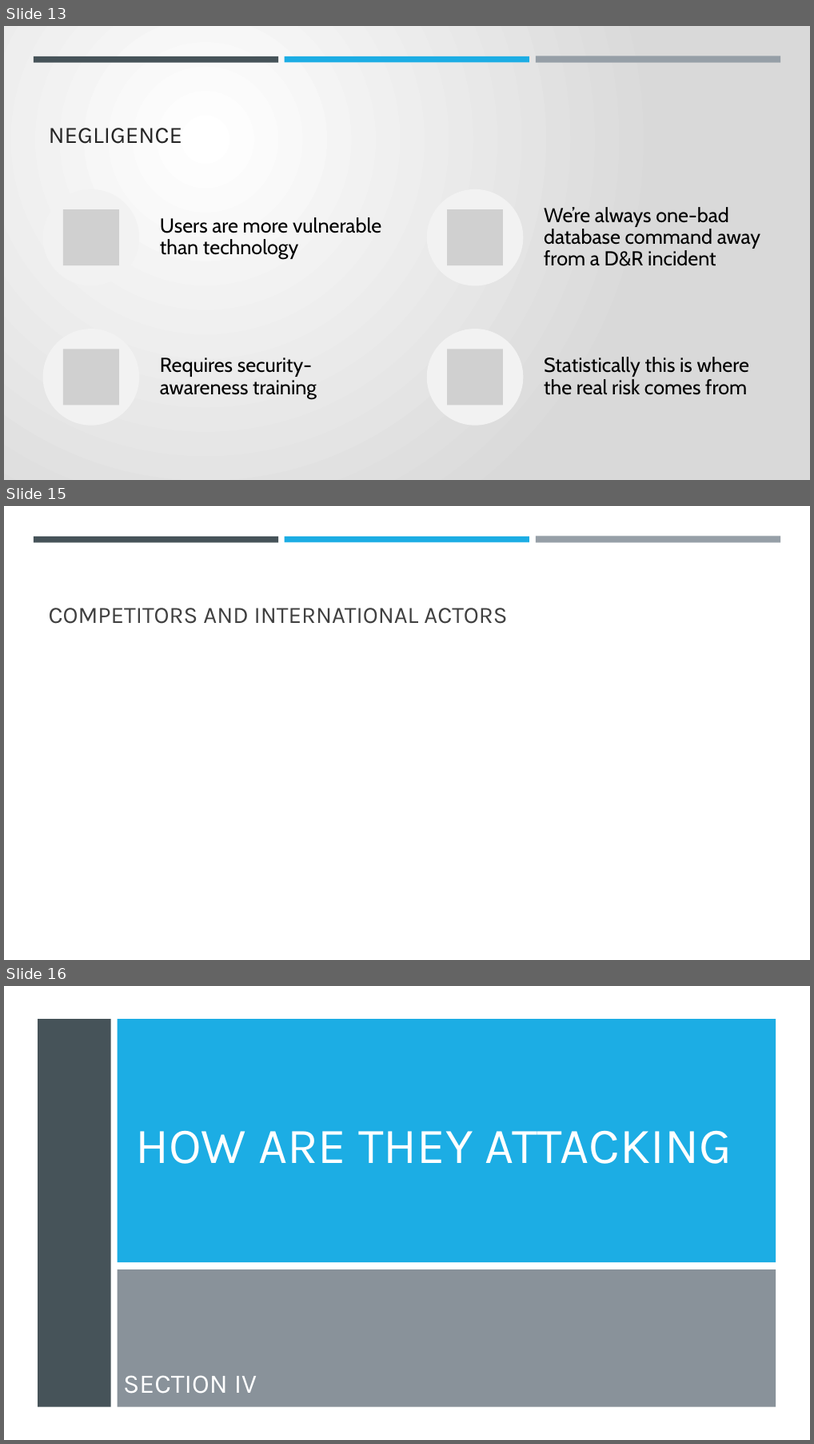
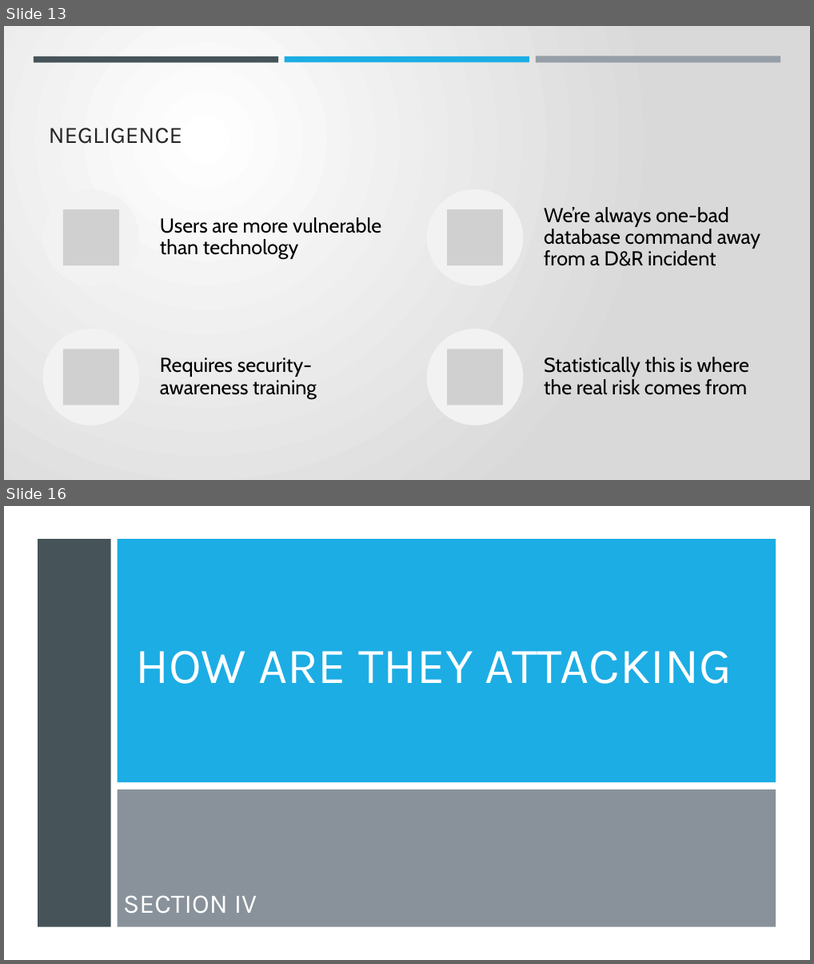
Before and after one commit to dr-natetorious/TIM-8301-Principals_of_CyberSecurity, a slide deck: Week8_OrgNeedsPresentation/BachmeierNTIM8301-8.pptx. Shown one above the other, each under a label of ours: slides 13, 15 and 16 before the commit, slides 13 and 16 after it; the slides between them are not shown. The pictures are 814x1444 and 814x964 pixels, drawn with LibreOffice and Linux fonts; fonts in the diff are those of the drawing; grey boxes stand for pictures. Boxes give left, top, right and bottom in pixels: in the first picture for what was removed or moved away, otherwise in the second. Text is boxed around its words. In the diff, an @@ line names an element or a change of style, - is before the commit and + after.

```diff
--- a/Week8_OrgNeedsPresentation/BachmeierNTIM8301-8.pptx
+++ b/Week8_OrgNeedsPresentation/BachmeierNTIM8301-8.pptx
@@ slide 15 removed at (x1=4, y1=506, x2=810, y2=960), background #FFFFFF; not listed: 3 template elements that a slide beside it also shows @@
@@ title removed at (x1=49, y1=608, x2=507, y2=624) @@
-COMPETITORS AND INTERNATIONAL ACTORS
```
Also in this commit, not shown: 3 slides changed, 1 slide added, 1 other file.
